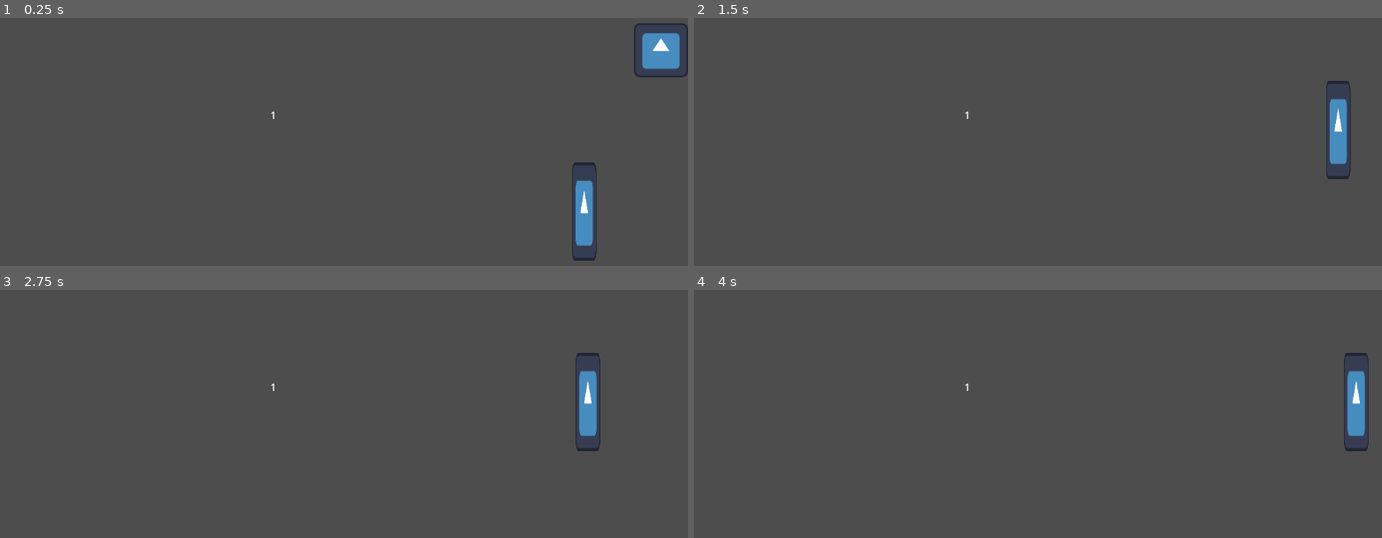
Above: before the commit, frames 1-4 (two rows, left to right).
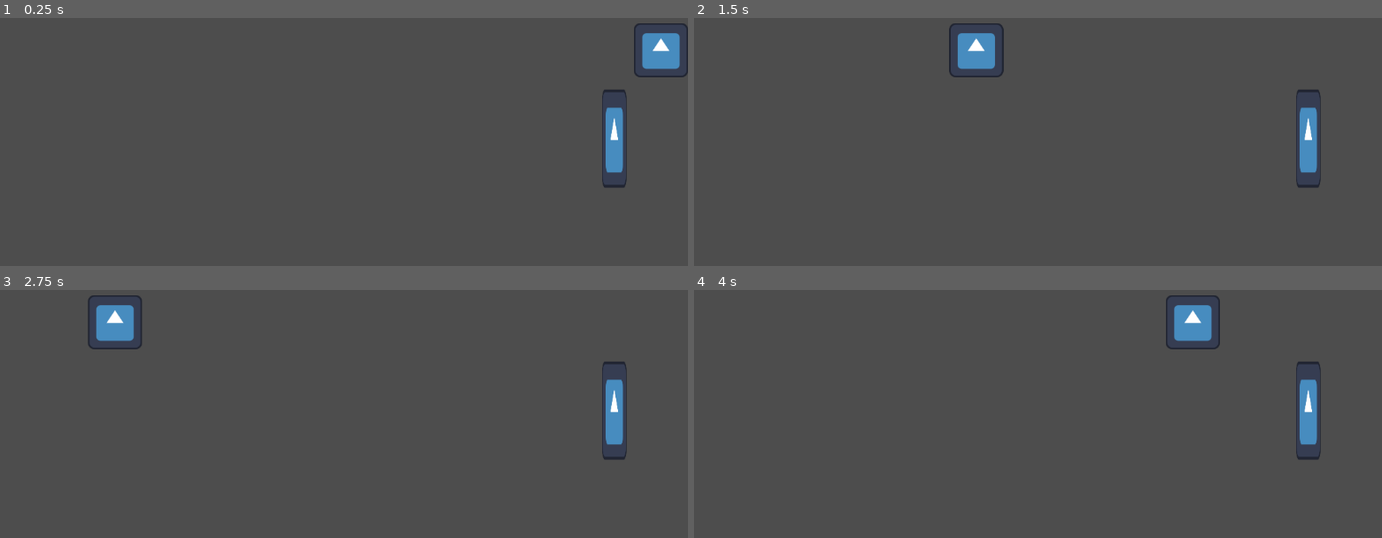
Above: after the commit, the same moments.

Repository: TomCanTech/20-games-challenge
Game: Godot game, scene res://Tests/score_update.tscn
The game is run twice, just before and just after one commit, with the same random seed, the same clock (stepped at 60 frames per second) and the same inputs. Before the commit the project has no main scene; this scene is started directly in both runs. The engine's default icon, where the game draws it, is replaced by a stand-in: a white triangle on a blue panel in a dark square.
Inputs:
- Up to frame 1 (0.25 s): no input
- Up to frame 2 (1.5 s): hold W (player_one_up) 0.53-1.28 s; hold S (player_one_down) from 1.28 s (still down)
- Up to frame 3 (2.75 s): release S (player_one_down) at 2.03 s; hold W (player_one_up) from 2.03 s (still down)
- Up to frame 4 (4 s): release W (player_one_up) at 3.53 s; hold S (player_one_down) from 3.53 s (still down)

The runs differ from the first frame. In frame 1, 1.7% of the frame differs, in the area x 39-92%, y 28-98%; in frame 2, 2.8%, in the area x 37-96%, y 2-69%; in frame 3, 2.8%; in frame 4, 2.8%.
Error after the commit: Parse Error: Could not find type "Goal" in the current scope. (res://Moving)

Commit message:
basically everything else

Diff:
--- a/Pong/Level Space/Arena/Arena.tscn
+++ b/Pong/Level Space/Arena/Arena.tscn
@@ -2,8 +2,26 @@
 
 [ext_resource type="PackedScene" uid="uid://bevfrjng0tcc0" path="res://User Interface/Score/score.tscn" id="2_sp40k"]
 [ext_resource type="PackedScene" uid="uid://cs2vxswcq3bsc" path="res://Level Space/Goal/goal.tscn" id="3_7q32h"]
+[ext_resource type="Theme" uid="uid://b8c7573tcyyga" path="res://score_theme.tres" id="3_brj4e"]
 
-[node name="Arena" type="Node2D" unique_id=2086678664]
+[sub_resource type="WorldBoundaryShape2D" id="WorldBoundaryShape2D_sp40k"]
+
+[sub_resource type="WorldBoundaryShape2D" id="WorldBoundaryShape2D_brj4e"]
+normal = Vector2(0, 1)
+
+[sub_resource type="WorldBoundaryShape2D" id="WorldBoundaryShape2D_0g6uw"]
+normal = Vector2(1, 0)
+
+[sub_resource type="WorldBoundaryShape2D" id="WorldBoundaryShape2D_7q32h"]
+normal = Vector2(-1, 0)
+
+[node name="Arena" type="Control" unique_id=188370692]
+layout_mode = 3
+anchors_preset = 15
+anchor_right = 1.0
+anchor_bottom = 1.0
+grow_horizontal = 2
+grow_vertical = 2
 
 [node name="Goal" parent="." unique_id=1946687602 instance=ExtResource("3_7q32h")]
 position = Vector2(23, 324)
@@ -11,22 +29,62 @@
 [node name="Goal2" parent="." unique_id=1474401441 instance=ExtResource("3_7q32h")]
 position = Vector2(1129, 324)
 
-[node name="Score" parent="." unique_id=1555774331 node_paths=PackedStringArray("goal") instance=ExtResource("2_sp40k")]
-anchors_preset = 0
-offset_left = 260.0
-offset_top = 297.0
-offset_right = 326.0
-offset_bottom = 349.0
-size_flags_horizontal = 1
+[node name="HBoxContainer" type="HBoxContainer" parent="." unique_id=1449715530]
+layout_mode = 1
+anchors_preset = 15
+anchor_right = 1.0
+anchor_bottom = 1.0
+grow_horizontal = 2
+grow_vertical = 2
+size_flags_horizontal = 3
+size_flags_vertical = 3
+alignment = 1
+
+[node name="ScoreMargin" type="MarginContainer" parent="HBoxContainer" unique_id=1000190880]
+layout_mode = 2
+size_flags_horizontal = 3
+
+[node name="Score" parent="HBoxContainer/ScoreMargin" unique_id=1555774331 node_paths=PackedStringArray("goal") instance=ExtResource("2_sp40k")]
+layout_mode = 2
 size_flags_vertical = 1
+theme = ExtResource("3_brj4e")
 text = "1"
-goal = NodePath("../Goal2")
+horizontal_alignment = 1
+vertical_alignment = 1
+goal = NodePath("../../../Goal2")
 
-[node name="Score2" parent="." unique_id=1135596063 node_paths=PackedStringArray("goal") instance=ExtResource("2_sp40k")]
-anchors_preset = 0
-offset_left = 696.0
-offset_top = 297.0
-offset_right = 762.0
-offset_bottom = 349.0
+[node name="ColorRect" type="ColorRect" parent="HBoxContainer" unique_id=154119600]
+layout_mode = 2
+size_flags_horizontal = 3
+size_flags_stretch_ratio = 0.02
+color = Color(0.29411766, 0.4392157, 1, 1)
+
+[node name="Score2Margin" type="MarginContainer" parent="HBoxContainer" unique_id=1847170848]
+layout_mode = 2
+size_flags_horizontal = 3
+
+[node name="Score2" parent="HBoxContainer/Score2Margin" unique_id=1135596063 node_paths=PackedStringArray("goal") instance=ExtResource("2_sp40k")]
+layout_mode = 2
+theme = ExtResource("3_brj4e")
 text = "2"
-goal = NodePath("../Goal")
+horizontal_alignment = 1
+vertical_alignment = 1
+goal = NodePath("../../../Goal")
+
+[node name="Boundaries" type="StaticBody2D" parent="." unique_id=915936685]
+
+[node name="Floor" type="CollisionShape2D" parent="Boundaries" unique_id=641538443]
+position = Vector2(536, 648)
+shape = SubResource("WorldBoundaryShape2D_sp40k")
+
+[node name="Ceiling" type="CollisionShape2D" parent="Boundaries" unique_id=2144230463]
+position = Vector2(536, 0)
+shape = SubResource("WorldBoundaryShape2D_brj4e")
+
+[node name="LeftWall" type="CollisionShape2D" parent="Boundaries" unique_id=1282550004]
+position = Vector2(0, 264)
+shape = SubResource("WorldBoundaryShape2D_0g6uw")
+
+[node name="RightWall" type="CollisionShape2D" parent="Boundaries" unique_id=2051697911]
+position = Vector2(1152, 296)
+shape = SubResource("WorldBoundaryShape2D_7q32h")
--- a/Pong/Level Space/Goal/goal.tscn
+++ b/Pong/Level Space/Goal/goal.tscn
@@ -1,9 +1,18 @@
 [gd_scene format=3 uid="uid://cs2vxswcq3bsc"]
+
+[ext_resource type="Script" uid="uid://daw63lvuum8rx" path="res://Level Space/Goal/goal.gd" id="1_cwij6"]
+[ext_resource type="AudioStream" uid="uid://c3odk5ynee2vu" path="res://Level Space/Goal/freesound_community-fanfare-46385.mp3" id="2_q25yp"]
 
 [sub_resource type="RectangleShape2D" id="RectangleShape2D_q25yp"]
 size = Vector2(46, 648)
 
 [node name="Goal" type="Area2D" unique_id=1946687602]
+script = ExtResource("1_cwij6")
 
 [node name="CollisionShape2D" type="CollisionShape2D" parent="." unique_id=1930744988]
 shape = SubResource("RectangleShape2D_q25yp")
+
+[node name="AudioStreamPlayer" type="AudioStreamPlayer" parent="." unique_id=1135842057]
+process_mode = 3
+stream = ExtResource("2_q25yp")
+volume_db = -20.07
--- a/Pong/Moving Entities/Ball/ball.gd
+++ b/Pong/Moving Entities/Ball/ball.gd
@@ -28,8 +28,12 @@
 		return
 	else:
 		if (collision.get_collider() as Node).is_in_group("Paddles"):
+			$AudioStreamPlayer.volume_db = -20
+			$AudioStreamPlayer.play()
 			next_dir = _paddle_bounce(collision)
 		else:
+			$AudioStreamPlayer.volume_db = -25
+			$AudioStreamPlayer.play()
 			next_dir = _bounce(collision)
 
 	direction = next_dir
@@ -51,3 +55,8 @@
 	var colliding_body_pos = (collision.get_collider() as Paddle).get_position()
 	var angle_from_collider = (position - colliding_body_pos).angle()
 	return Vector2.from_angle(angle_from_collider).normalized()
+
+
+func reset() -> void:
+	position = initial_pos
+	direction = Vector2.from_angle(_generate_angle()).normalized()
--- a/Pong/Moving Entities/Ball/ball.tscn
+++ b/Pong/Moving Entities/Ball/ball.tscn
@@ -2,11 +2,12 @@
 
 [ext_resource type="Texture2D" uid="uid://f0utvxt0fri5" path="res://icon.svg" id="1_psgt8"]
 [ext_resource type="Script" uid="uid://b4ppewknuicaj" path="res://Moving Entities/Ball/ball.gd" id="1_tq50h"]
+[ext_resource type="AudioStream" uid="uid://bw6xchvurek53" path="res://Moving Entities/Ball/07028058.wav" id="3_tvxma"]
 
 [sub_resource type="CircleShape2D" id="CircleShape2D_tq50h"]
 radius = 65.12296
 
-[node name="Ball" type="AnimatableBody2D" unique_id=807750555]
+[node name="Ball" type="AnimatableBody2D" unique_id=807750555 groups=["Ball"]]
 sync_to_physics = false
 script = ExtResource("1_tq50h")
 
@@ -18,3 +19,6 @@
 [node name="Sprite2D" type="Sprite2D" parent="CollisionShape2D" unique_id=1348476885]
 scale = Vector2(1.025, 1.025)
 texture = ExtResource("1_psgt8")
+
+[node name="AudioStreamPlayer" type="AudioStreamPlayer" parent="." unique_id=2095020424]
+stream = ExtResource("3_tvxma")
--- a/Pong/Moving Entities/Paddle/paddle.gd
+++ b/Pong/Moving Entities/Paddle/paddle.gd
@@ -7,13 +7,20 @@
 
 @export var ai_delay: float = 0.08
 @export var ball: Ball
+@export var goals: Array[Goal]
 
 @onready var _path: Vector2 = (path_bounds[1] - path_bounds[0]).normalized()
+@onready var _centre_of_path: Vector2 = _path_centre()
 
 var _input_axis: float = 0
 
 
 func _ready() -> void:
+	for goal in goals:
+		goal.goal_entered.connect(_on_goal_entered)
+
+	position = _centre_of_path
+
 	if player_num == -1:
 		push_warning("The paddle number is not set. The behaviour of this paddle is undefined.")
 	if player_num > 2:
@@ -59,3 +66,19 @@
 		_input_axis = 1
 	elif ball_pos.y < (position.y - ($CollisionShape2D.shape.get_rect().size.y)/2):
 		_input_axis = -1
+
+
+func _path_centre() -> Vector2:
+	var path_sum = Vector2(0,0)
+	for path in path_bounds:
+		path_sum += path
+	var path_avg = path_sum / 2
+	return path_avg
+
+
+func _on_goal_entered() -> void:
+	reset()
+
+
+func reset() -> void:
+	position = _centre_of_path
--- a/Pong/Tests/score_update.tscn
+++ b/Pong/Tests/score_update.tscn
@@ -4,6 +4,17 @@
 [ext_resource type="PackedScene" uid="uid://cs2vxswcq3bsc" path="res://Level Space/Goal/goal.tscn" id="2_w5ekt"]
 [ext_resource type="PackedScene" uid="uid://kii6wqv3olp" path="res://Moving Entities/Paddle/paddle.tscn" id="3_dwerf"]
 [ext_resource type="PackedScene" uid="uid://7pdtsoqwcs6e" path="res://Moving Entities/Ball/ball.tscn" id="4_f52w6"]
+
+[sub_resource type="WorldBoundaryShape2D" id="WorldBoundaryShape2D_f52w6"]
+
+[sub_resource type="WorldBoundaryShape2D" id="WorldBoundaryShape2D_k0e5a"]
+normal = Vector2(0, 1)
+
+[sub_resource type="WorldBoundaryShape2D" id="WorldBoundaryShape2D_slkk8"]
+normal = Vector2(1, 0)
+
+[sub_resource type="WorldBoundaryShape2D" id="WorldBoundaryShape2D_yar7l"]
+normal = Vector2(-1, 0)
 
 [node name="ScoreUpdate" type="Node2D" unique_id=371741851]
 
@@ -19,9 +30,27 @@
 position = Vector2(1122, 321)
 
 [node name="Paddle" parent="." unique_id=37831422 instance=ExtResource("3_dwerf")]
-position = Vector2(983, 454)
-path_bounds = Array[Vector2]([Vector2(989, 321), Vector2(1110, 321)])
+position = Vector2(1032, 335)
+path_bounds = Array[Vector2]([Vector2(1029, 110), Vector2(1029, 545)])
 
 [node name="Ball" parent="." unique_id=807750555 instance=ExtResource("4_f52w6")]
 position = Vector2(983, 191)
 direction = Vector2(1, 0)
+
+[node name="Boundaries" type="StaticBody2D" parent="." unique_id=1780229125]
+
+[node name="Floor" type="CollisionShape2D" parent="Boundaries" unique_id=1028064327]
+position = Vector2(536, 648)
+shape = SubResource("WorldBoundaryShape2D_f52w6")
+
+[node name="Ceiling" type="CollisionShape2D" parent="Boundaries" unique_id=1034068915]
+position = Vector2(536, 0)
+shape = SubResource("WorldBoundaryShape2D_k0e5a")
+
+[node name="LeftWall" type="CollisionShape2D" parent="Boundaries" unique_id=1389482694]
+position = Vector2(0, 264)
+shape = SubResource("WorldBoundaryShape2D_slkk8")
+
+[node name="RightWall" type="CollisionShape2D" parent="Boundaries" unique_id=1723226075]
+position = Vector2(1152, 296)
+shape = SubResource("WorldBoundaryShape2D_yar7l")
--- a/Pong/User Interface/Score/score.gd
+++ b/Pong/User Interface/Score/score.gd
@@ -7,12 +7,14 @@
 
 # Called when the node enters the scene tree for the first time.
 func _ready() -> void:
-	goal.body_entered.connect(_update_score)
+	goal.goal_entered.connect(_update_score)
 	text = str(score)
 
 
-func _update_score(body: Node2D) -> void:
-	if body.is_in_group("Paddles"): return
-
+func _update_score() -> void:
 	score += 1
 	text = str(score)
+
+
+func reset() -> void:
+	text = str(0)
--- a/Pong/project.godot
+++ b/Pong/project.godot
@@ -11,8 +11,13 @@
 [application]
 
 config/name="Pong"
+run/main_scene="uid://cjklg5rm144c5"
 config/features=PackedStringArray("4.6", "Forward Plus")
 config/icon="res://icon.svg"
+
+[global_group]
+
+Ball=""
 
 [input]
 
@@ -36,6 +41,11 @@
 "events": [Object(InputEventKey,"resource_local_to_scene":false,"resource_name":"","device":-1,"window_id":0,"alt_press …(195 unchanged characters)…
 ]
 }
+toggle_menu={
+"deadzone": 0.2,
+"events": [Object(InputEventKey,"resource_local_to_scene":false,"resource_name":"","device":-1,"window_id":0,"alt_pressed":false,"shift_pressed":false,"ctrl_pressed":false,"meta_pressed":false,"pressed":false,"keycode":0,"physical_keycode":4194305,"key_label":0,"unicode":0,"location":0,"echo":false,"script":null)
+]
+}
 
 [physics]
 
